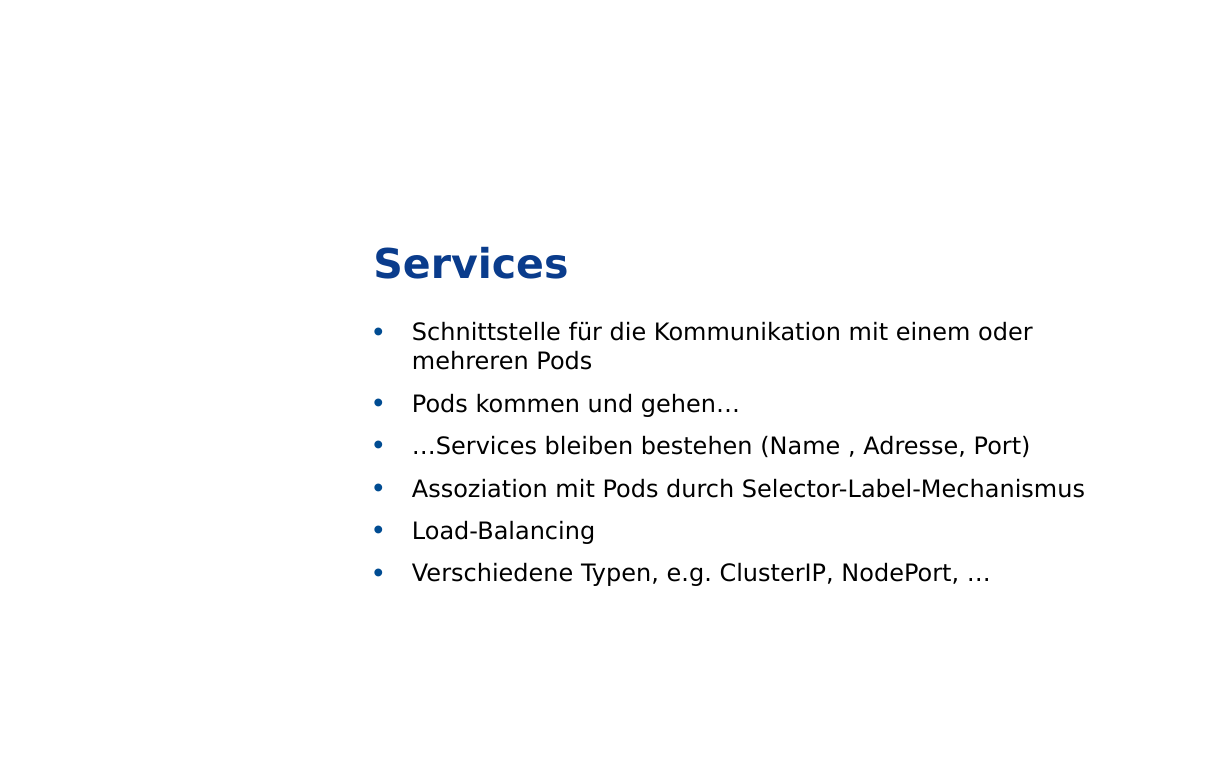
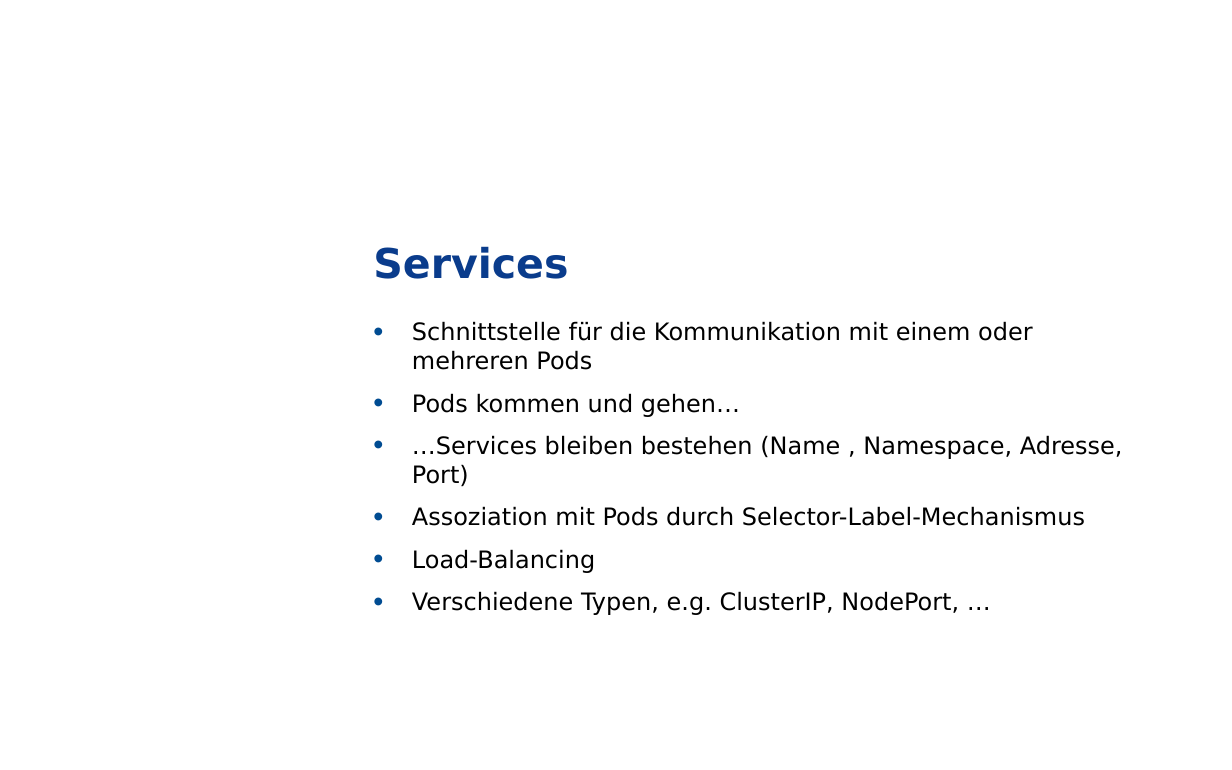
Before and after one commit to grothesk/deepshore-labs, a slide deck: slide 5 of 02-deployments-in-kubernetes/deeptalk-02.pptx. Drawn at 1232x770 pixels with LibreOffice and Linux fonts; fonts in the diff are those of the drawing; background and template pictures are left out. Boxes give left, top, right and bottom in pixels: in the first picture for what was removed or moved away, otherwise in the second. Text is boxed around its words. In the diff, an @@ line names an element or a change of style, - is before the commit and + after.

```diff
--- a/02-deployments-in-kubernetes/deeptalk-02.pptx
+++ b/02-deployments-in-kubernetes/deeptalk-02.pptx
@@ text at [412,435,1123,487]: text changed @@
-• …Services bleiben bestehen (Name , Adresse, Port)
+• …Services bleiben bestehen (Name , Namespace, Adresse, Port)
```
Also in this commit, not shown: 4 other files.
